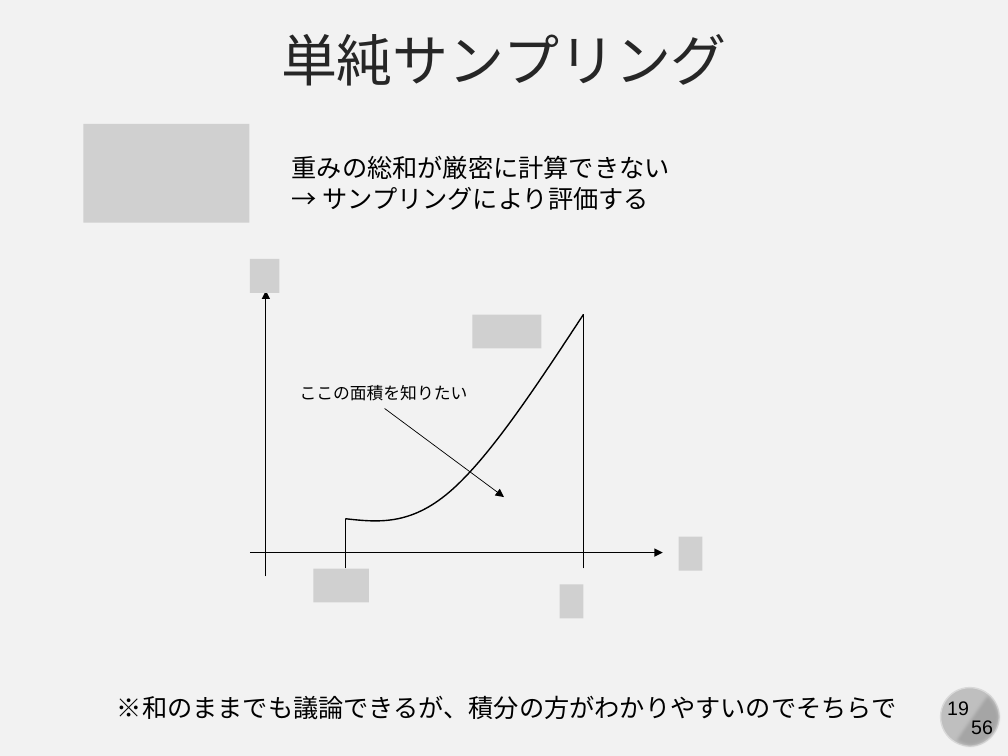
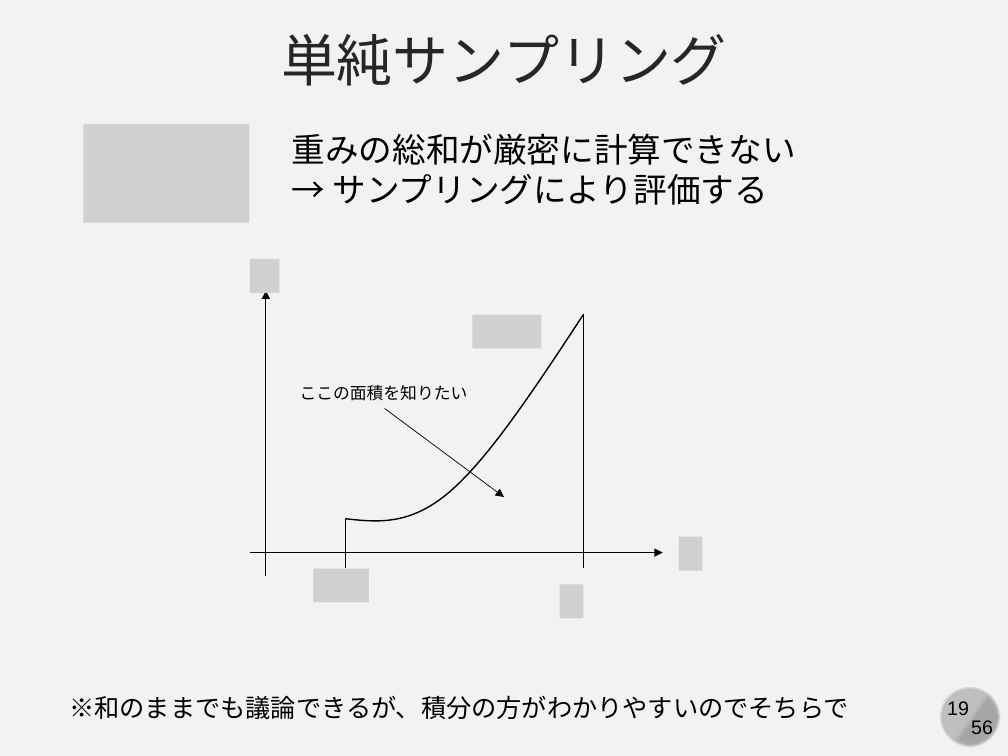
Before and after one commit to kaityo256/simulation_engineering, a slide deck: slide 19 of 02_mc_basic/simulation02.pptx. Drawn at 1008x756 pixels with LibreOffice and Linux fonts; fonts in the diff are those of the drawing; grey boxes stand for pictures. Boxes give left, top, right and bottom in pixels: in the first picture for what was removed or moved away, otherwise in the second. Text is boxed around its words. In the diff, an @@ line names an element or a change of style, - is before the commit and + after.

```diff
--- a/02_mc_basic/simulation02.pptx
+++ b/02_mc_basic/simulation02.pptx
@@ text "重みの総和が厳密に計算できない": place and size @@
-text "重みの総和が厳密に計算できない" at [292,155,670,210]
+text "重みの総和が厳密に計算できない" at [292,133,796,205]
@@ text "重みの総和が厳密に計算できない" at [292,133,796,205]: size 18 to 24 pt @@
@@ text "※和のままでも議論できるが、積分の方がわかりやすいのでそちらで": place and size @@
-text "※和のままでも議論できるが、積分の方がわかりやすいのでそちらで" at [117,695,896,719]
+text "※和のままでも議論できるが、積分の方がわかりやすいのでそちらで" at [69,695,848,719]
```
Also in this commit, not shown: 12 other slides changed.
